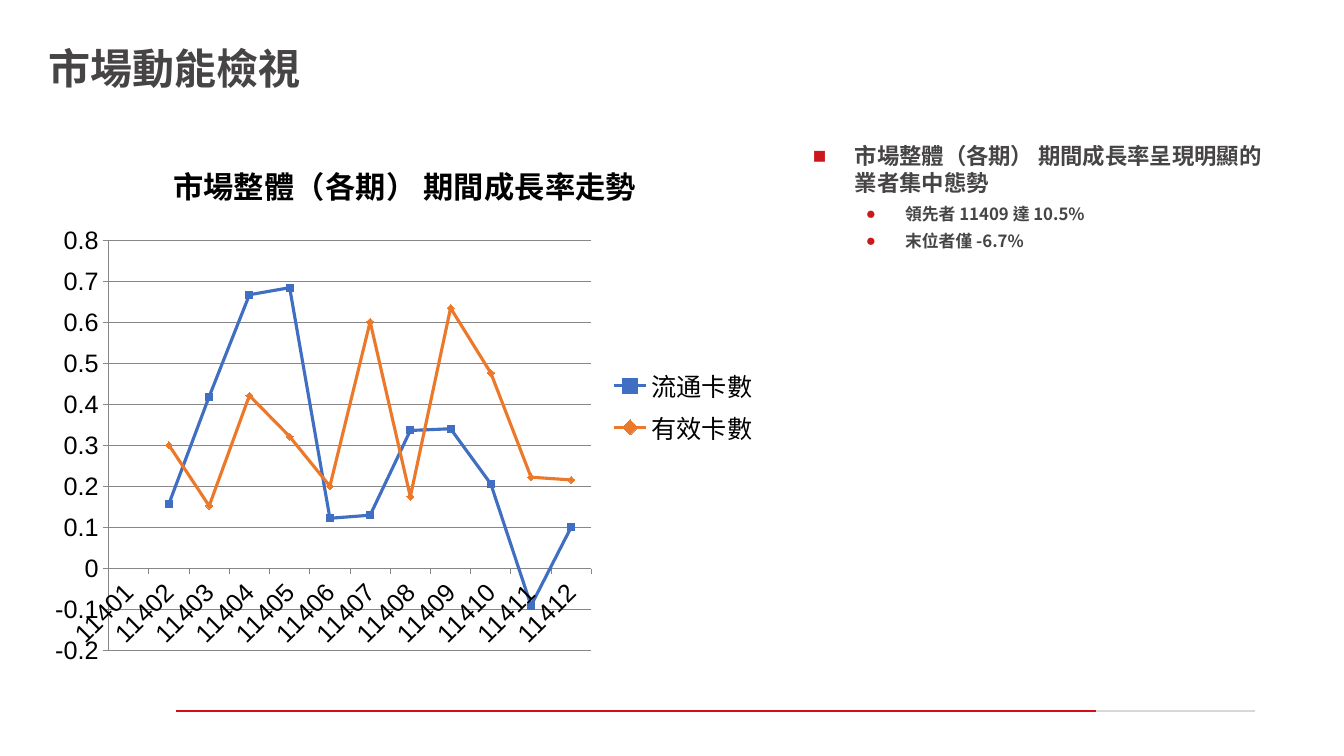
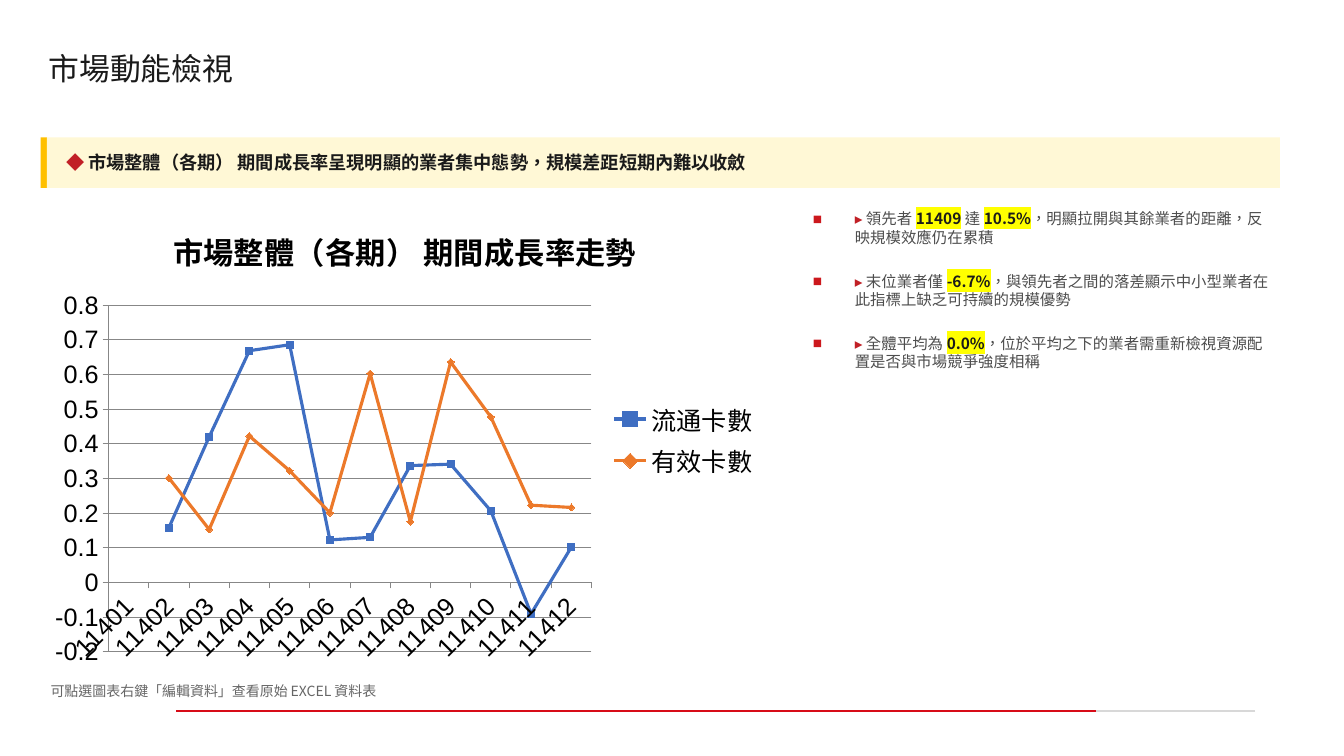
Before and after one commit to smileakklpl/llmanage-slidegen, a slide deck: slide 7 of outputs/full_deck/deck.pptx. Drawn at 1344x756 pixels with LibreOffice and Linux fonts; fonts in the diff are those of the drawing; background and template pictures are left out. Boxes give left, top, right and bottom in pixels: in the first picture for what was removed or moved away, otherwise in the second. Text is boxed around its words. In the diff, an @@ line names an element or a change of style, - is before the commit and + after.

```diff
--- a/outputs/full_deck/deck.pptx
+++ b/outputs/full_deck/deck.pptx
@@ title "市場動能檢視" at box(49, 54, 233, 83): size 30 to 22 pt, font Noto Sans CJK TC to Noto Sans CJK SC, text colour #464444 to #1A1A1A, bold off @@
@@ rectangle added at box(40, 137, 46, 188), fill #FFC000 @@
@@ rectangle added at box(47, 137, 1280, 188), fill #FFF8D6, 13 pt, text #1A1A1A, bold @@
+◆ 市場整體（各期） 期間成長率呈現明顯的業者集中態勢，規模差距短期內難以收斂
@@ line chart: place and size @@
-line chart at box(40, 137, 769, 676)
+line chart at box(40, 205, 769, 676)
@@ text at box(855, 209, 1269, 368): text changed; size 16 to 11 pt; font Noto Sans CJK TC to Noto Sans CJK SC; text colour #464444 to #4D4D4D; bold off @@
-■ 市場整體（各期） 期間成長率呈現明顯的業者集中態勢
-  ● 領先者 11409 達 10.5%
-  ● 末位者僅 -6.7%
+■ ▸ 領先者 11409 達 10.5%，明顯拉開與其餘業者的距離，反映規模效應仍在累積
+■ ▸ 末位業者僅 -6.7%，與領先者之間的落差顯示中小型業者在此指標上缺乏可持續的規模優勢
+■ ▸ 全體平均為 0.0%，位於平均之下的業者需重新檢視資源配置是否與市場競爭強度相稱
@@ text added at box(51, 684, 376, 697), 10 pt, text #666666 @@
+可點選圖表右鍵「編輯資料」查看原始 EXCEL 資料表
```
Also in this commit, not shown: 19 other slides changed, 1 slide added, 27 other files.
